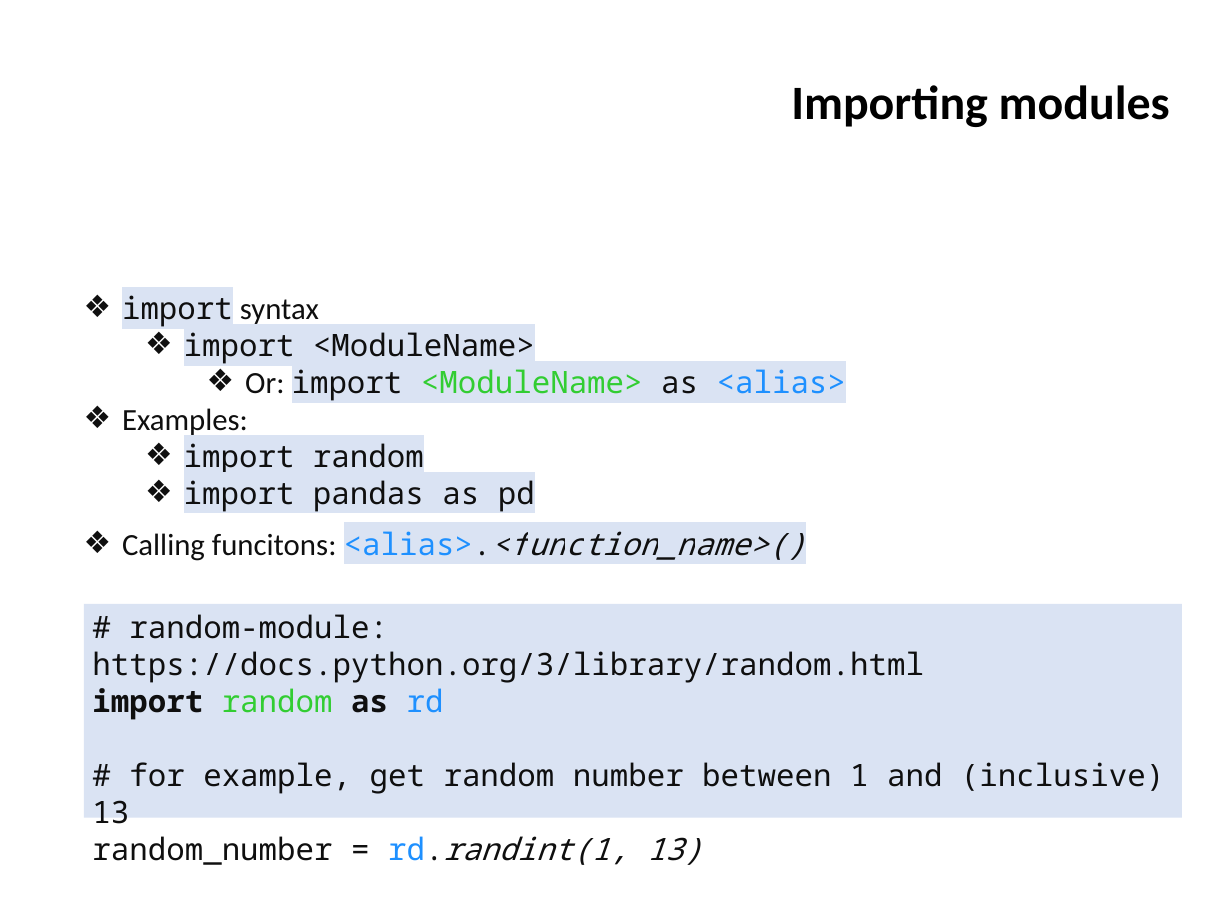
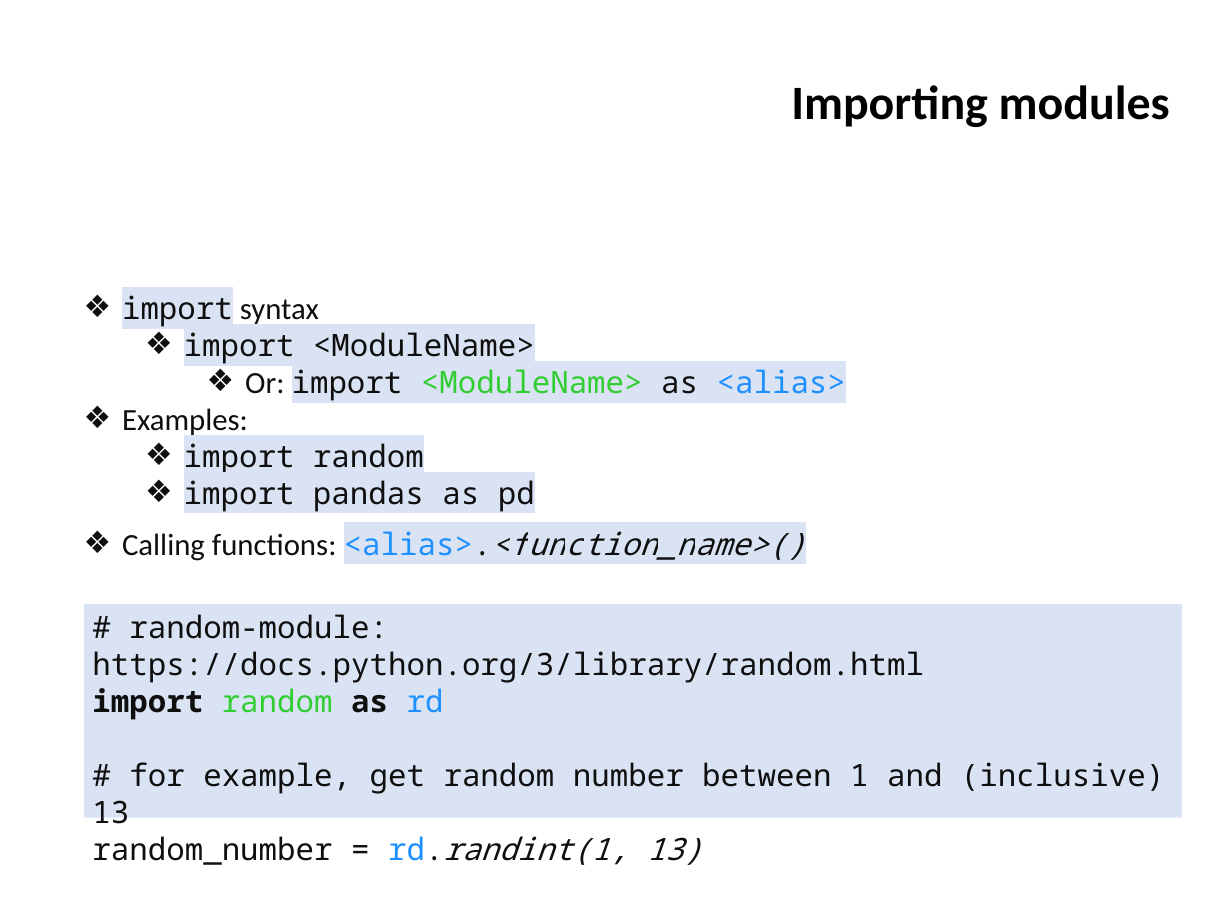
Before and after one commit to ifromm/fcsp, a slide deck: slide 14 of Slides/unit_8_prog_5.pptx. Drawn at 1232x924 pixels with LibreOffice and Linux fonts; fonts in the diff are those of the drawing; background and template pictures are left out. Boxes give left, top, right and bottom in pixels: in the first picture for what was removed or moved away, otherwise in the second. Text is boxed around its words. In the diff, an @@ line names an element or a change of style, - is before the commit and + after.

```diff
--- a/Slides/unit_8_prog_5.pptx
+++ b/Slides/unit_8_prog_5.pptx
@@ text at [122, 531, 805, 561]: text changed @@
-  ❖ Calling funcitons: <alias>.<function_name>()
+  ❖ Calling functions: <alias>.<function_name>()
```
Also in this commit, not shown: 7 other slides changed.
